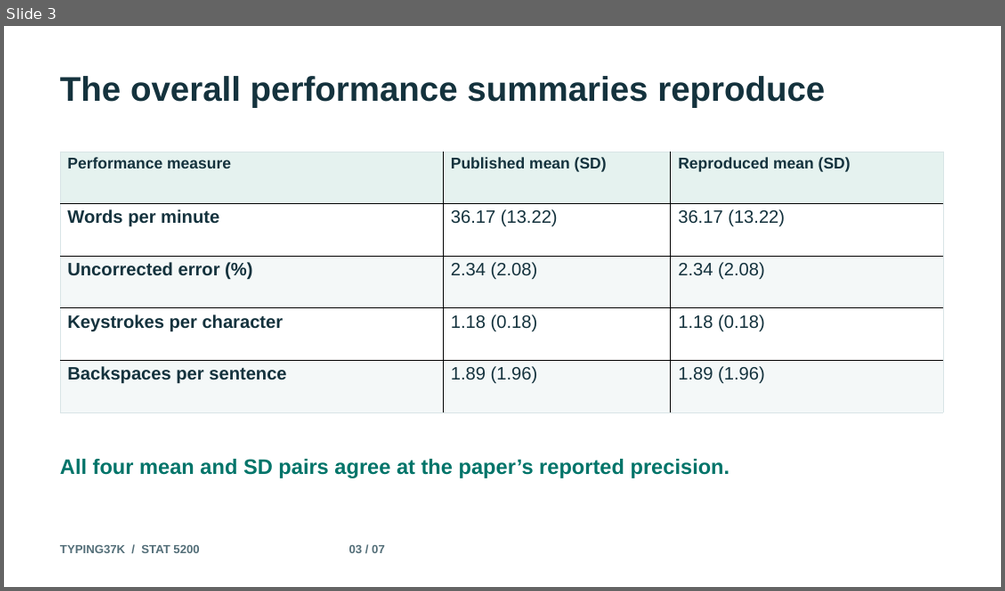
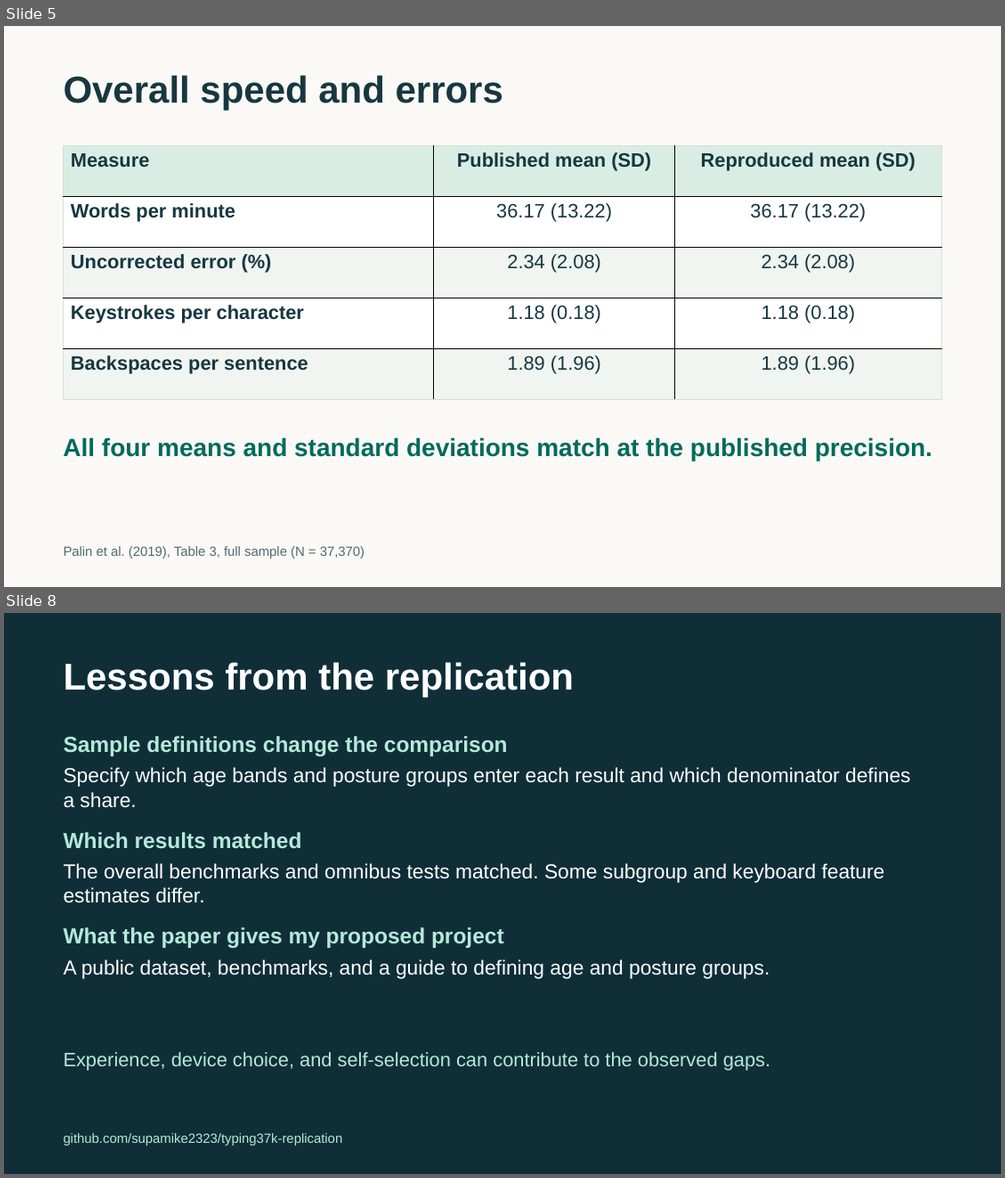
Before and after one commit to supamike2323/typing37k-replication, a slide deck: docs/presentation.pptx. Shown one above the other, each under a label of ours: slide 3 before the commit, slides 5 and 8 after it; the slides between them are not shown. The pictures are 1005x591 and 1005x1178 pixels, drawn with LibreOffice and Linux fonts; fonts in the diff are those of the drawing. Boxes give left, top, right and bottom in pixels: in the first picture for what was removed or moved away, otherwise in the second. Text is boxed around its words. In the diff, an @@ line names an element or a change of style, - is before the commit and + after.

Commit message:
Separate replication and extension notebooks

```diff
--- a/docs/presentation.pptx
+++ b/docs/presentation.pptx
@@ slide 8 added at (4,613,1001,1174), background #102E38 @@
@@ text added at (64,662,574,698), 36 pt, text #FFFFFF, bold @@
+Lessons from the replication
@@ text added at (64,736,508,756), 21 pt, text #B4E9D9, bold @@
+Sample definitions change the comparison
@@ text added at (64,767,910,808), 19.5 pt, text #FFFFFF @@
+Specify which age bands and posture groups enter each result and which denominator defines a share.
@@ text added at (64,832,302,849), 21 pt, text #B4E9D9, bold @@
+Which results matched
@@ text added at (64,863,885,903), 19.5 pt, text #FFFFFF @@
+The overall benchmarks and omnibus tests matched. Some subgroup and keyboard feature estimates differ.
@@ text added at (64,927,504,948), 21 pt, text #B4E9D9, bold @@
+What the paper gives my proposed project
@@ text added at (64,959,769,978), 19.5 pt, text #FFFFFF @@
+A public dataset, benchmarks, and a guide to defining age and posture groups.
@@ text added at (64,1052,770,1070), 18.8 pt, text #B4E9D9 @@
+Experience, device choice, and self-selection can contribute to the observed gaps.
@@ text added at (64,1133,343,1145), 12.8 pt, text #B4E9D9 @@
+github.com/supamike2323/typing37k-replication
@@ what was slide 3 is now slide 5 @@
@@ slide 5 changed as well @@
@@ background #FFFFFF to #FAF9F5 @@
@@ text at (64,75,503,111): text changed; size 33 to 36 pt; text colour #14323D to #173741 @@
-The overall performance summaries reproduce
+Overall speed and errors
@@ table at (63,145,942,399) @@
-row 1, column 1: Performance measure
+row 1, column 1: Measure
@@ fill #E5F2EF to #DAEDE5 in row 1 @@
@@ fill #F4F8F8 to #F0F5F1 in 6 cells @@
@@ size 15 to 18.8 pt in "Published mean (SD)", "Reproduced mean (SD)" @@
@@ text colour #14323D to #173741 @@
@@ size 17.2 to 18.8 pt in "Words per minute", "36.17 (13.22)", "36.17 (13.22)", "Uncorrected error (%)" and 8 more places @@
@@ alignment left to centre @@
@@ borders changed @@
@@ table: place and size @@
-table at (60,151,943,412)
+table at (63,145,942,399)
@@ text at (63,437,932,461): text changed; size 20.2 to 24 pt; text colour #007469 to #006A5D @@
-All four mean and SD pairs agree at the paper’s reported precision.
+All four means and standard deviations match at the published precision.
@@ text at (64,546,364,558): text changed; size 11.2 to 12.8 pt; text colour #536E78 to #526B72; bold off @@
-TYPING37K / STAT 5200 03 / 07
+Palin et al. (2019), Table 3, full sample (N = 37,370)
```
Also in this commit, not shown: 6 other slides added, 6 slides removed, 4 other files.
